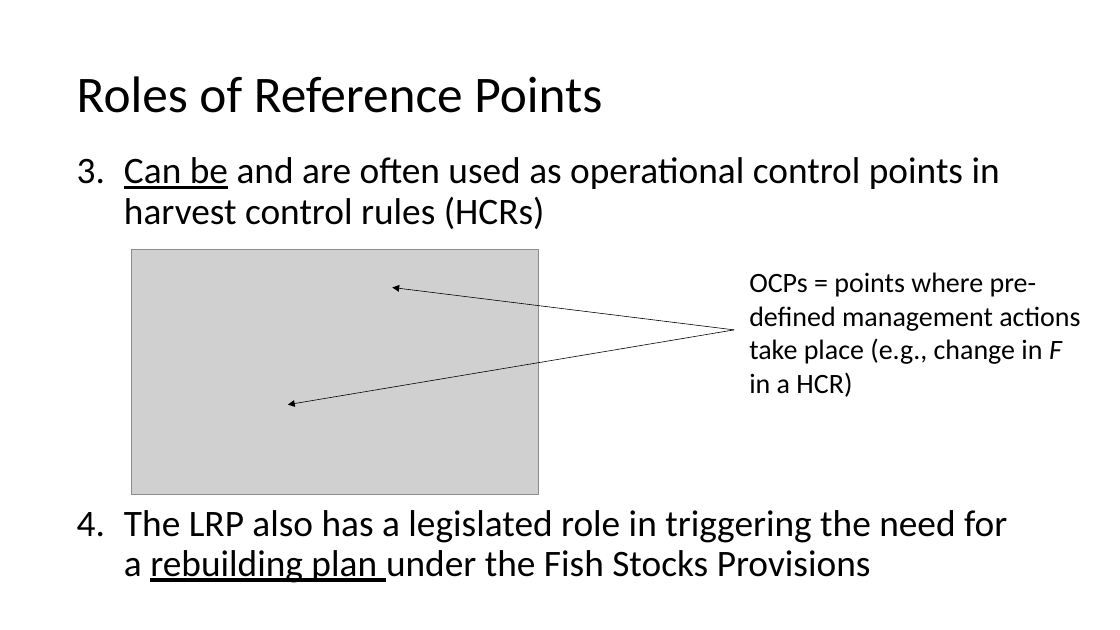
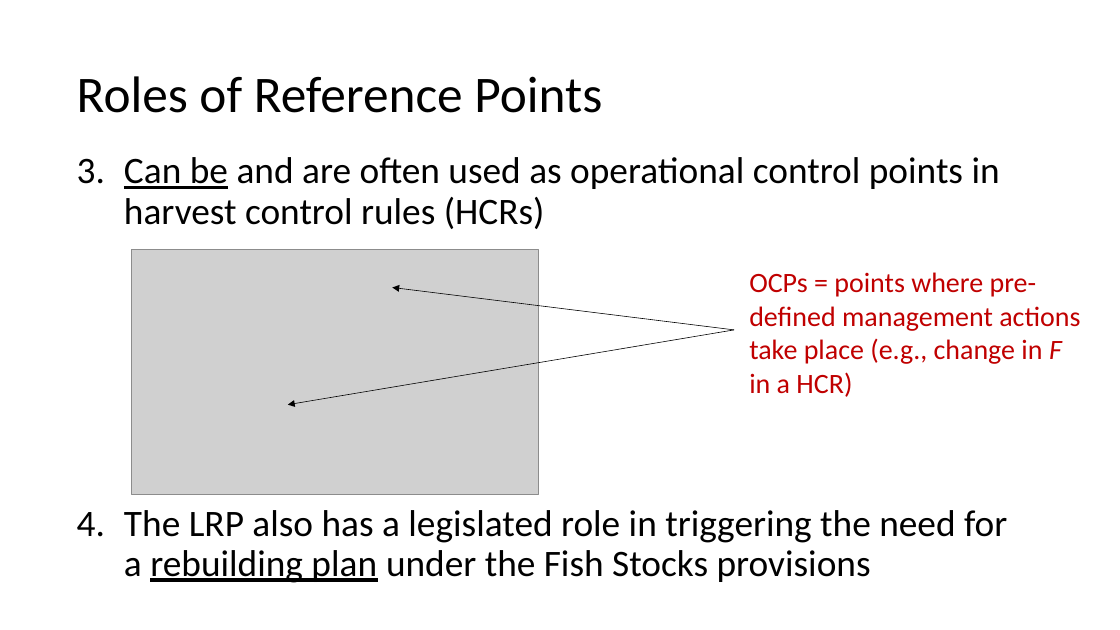
Before and after one commit to TESA-workshops/Ref-Pt-101, a slide deck: slide 15 of RefPt101_draft+rf.pptx (slide 12 before the commit). Drawn at 1120x630 pixels with LibreOffice and Linux fonts; fonts in the diff are those of the drawing; grey boxes stand for pictures. Boxes give left, top, right and bottom in pixels: in the first picture for what was removed or moved away, otherwise in the second. Text is boxed around its words. In the diff, an @@ line names an element or a change of style, - is before the commit and + after.

```diff
--- a/RefPt101_draft+rf.pptx
+++ b/RefPt101_draft+rf.pptx
@@ text "OCPs = points where pre-defined ..." at (749, 272, 1080, 397): text colour #000000 to #C00000 @@
@@ text at (124, 510, 1007, 583): text changed @@
-4. The LRP also has a legislated role in triggering the need for a rebuilding plan under the Fish Stocks Provisions
+4. The LRP also has a legislated role in triggering the need for a rebuilding plan under the Fish Stocks provisions
```
Also in this commit, not shown: 15 other slides changed, 12 slides added, 1 slide removed.
